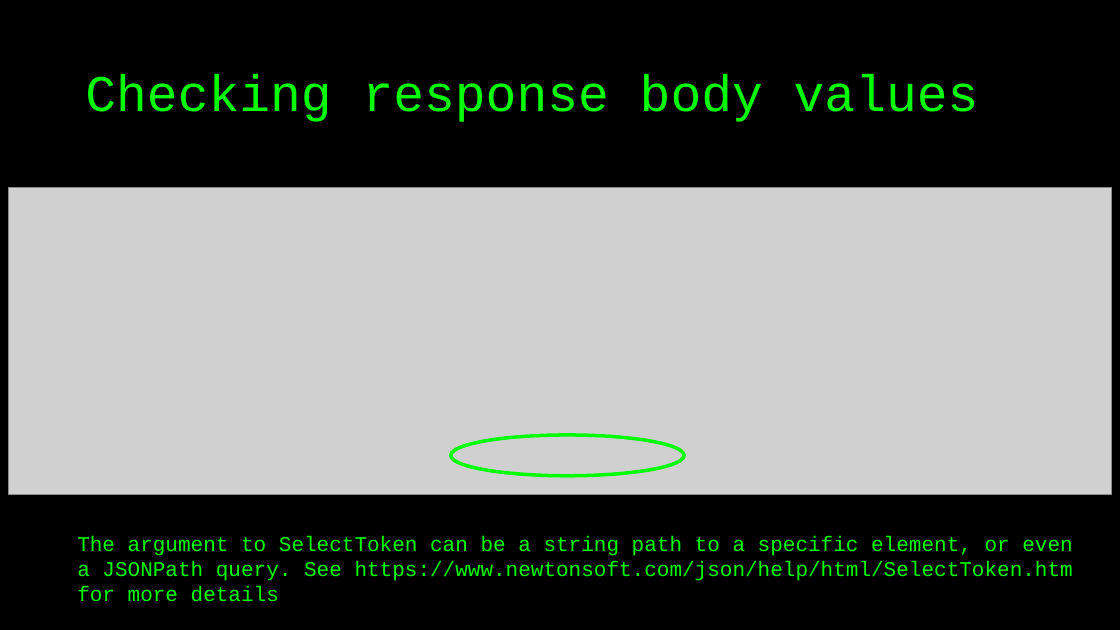
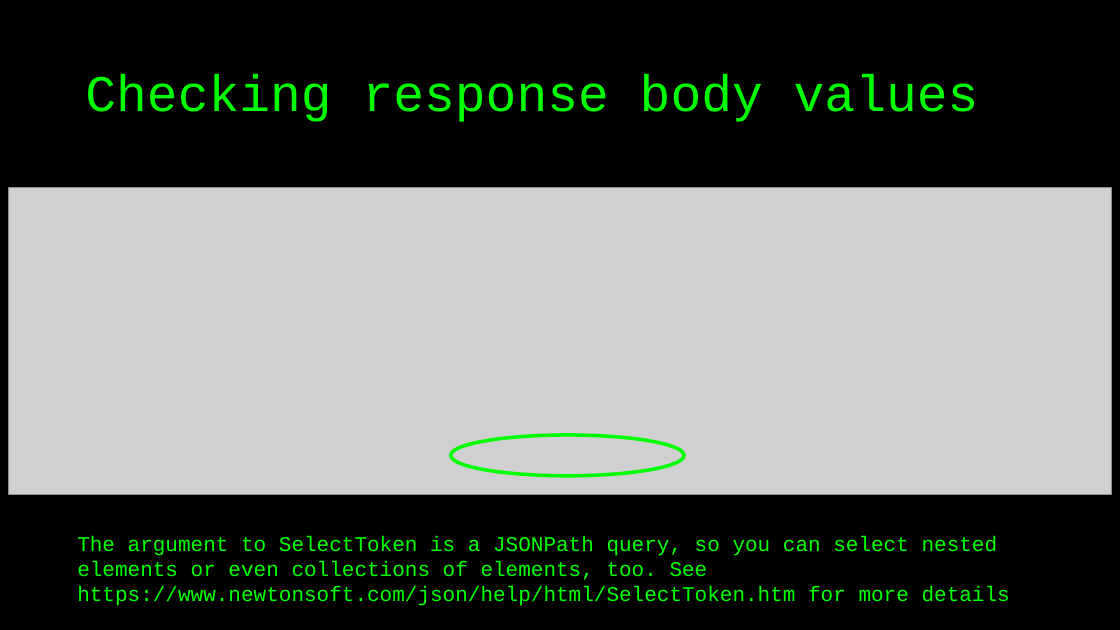
Before and after one commit to basdijkstra/restsharp-workshop, a slide deck: slide 30 of RestSharpWorkshop.pptx. Drawn at 1120x630 pixels with LibreOffice and Linux fonts; fonts in the diff are those of the drawing; grey boxes stand for pictures. Boxes give left, top, right and bottom in pixels: in the first picture for what was removed or moved away, otherwise in the second. Text is boxed around its words. In the diff, an @@ line names an element or a change of style, - is before the commit and + after.

Commit message:
Update slides

```diff
--- a/RestSharpWorkshop.pptx
+++ b/RestSharpWorkshop.pptx
@@ text at (77,536,1010,606): text changed @@
-The argument to SelectToken can be a string path to a specific element, or even a JSONPath query. See https://www.newtonsoft.com/json/help/html/SelectToken.htm for more details
+The argument to SelectToken is a JSONPath query, so you can select nested elements or even collections of elements, too. See https://www.newtonsoft.com/json/help/html/SelectToken.htm for more details
```
Also in this commit, not shown: 5 other slides changed, 2 other files.
